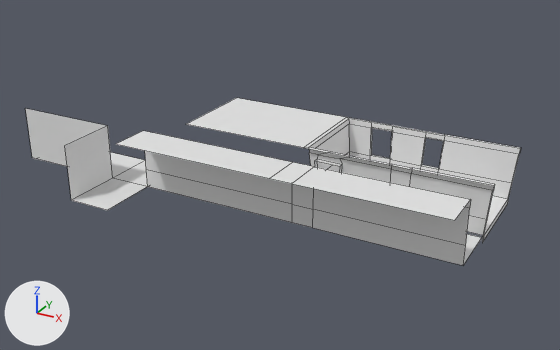
The FBX model Assets/Environment/Environment1.fbx as it was, and as the next commit left it.
Before and after are seen from a camera (50 mm lens) standing at (85.9, -231.5, 114.5) and looking at (-36.6, -8.8, 3.2). Every picture has the same lights, and +X, +Y and +Z are marked at lower left. Mesh edges are drawn as thin lines. Where no turn or scale is listed for an object, it has been applied to the vertices.
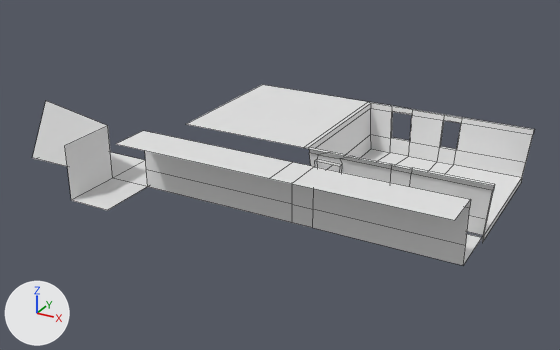
The newer file is also rescaled (x0.384), turned or shifted as a whole; pictures and numbers use the older file's frame.

Changed parts and their boxes [x1, y1, x2, y2] in the pictures (560 x 350 px; the box of a moved part takes in the faces that stretch with it):
'Cube', reshaped (8% taller)
    before: [25, 98, 521, 265]
    after: [32, 85, 534, 265]
part 1 of me_cube, moved or reshaped
    before: [187, 98, 521, 241]
    after: [187, 85, 534, 241]
part 2 of me_cube, moved or reshaped
    before: [25, 108, 107, 166]
    after: [32, 101, 107, 166]

What the commit changed:
me_cube has 120 vertices, 90 faces and spans x -140.0..30.0, y -57.0..17.0, z -2.0..21.0.
me_cube is used by ob_cube; location (10.2, 0.0, 1.0).
me_cube part 1: all 44 vertices in x -81.0..30.0, y 15.0..17.0, z -2.0..18.0 are moved by (0.0, 20.0, 0.0).
Part 2, on me_cube:
Vertex 105 of me_cube moves from (-140.0, -36.0, 20.0) at pixel (25, 108) to (-140.0, -25.0, 20.0) at pixel (45, 100).
